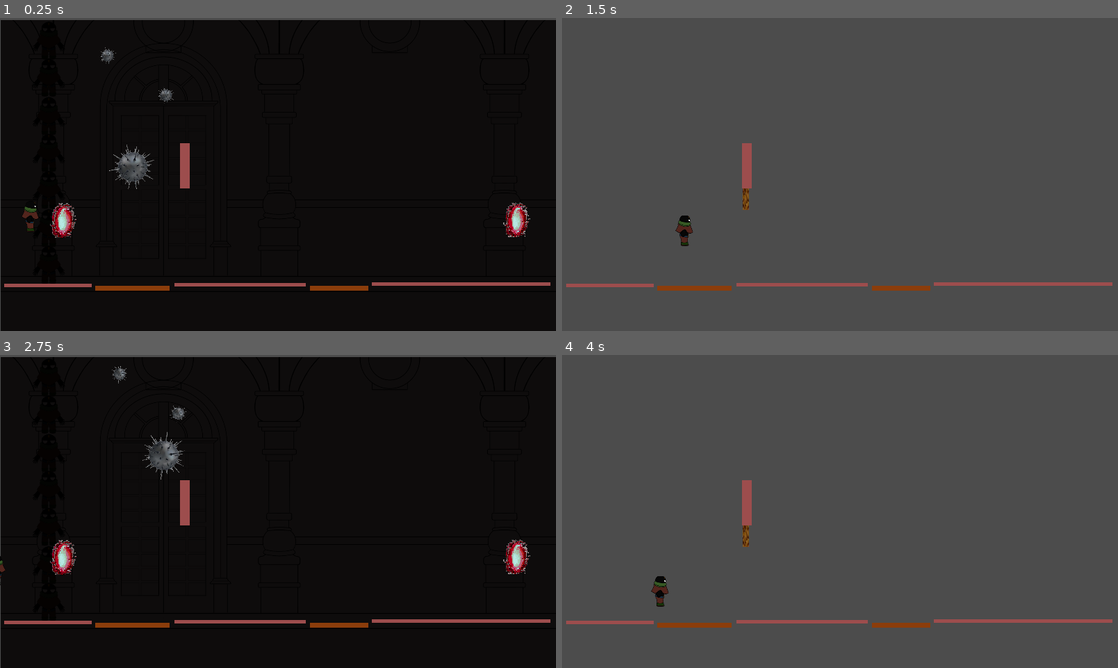
Above: before the commit, frames 1-4 (two rows, left to right).
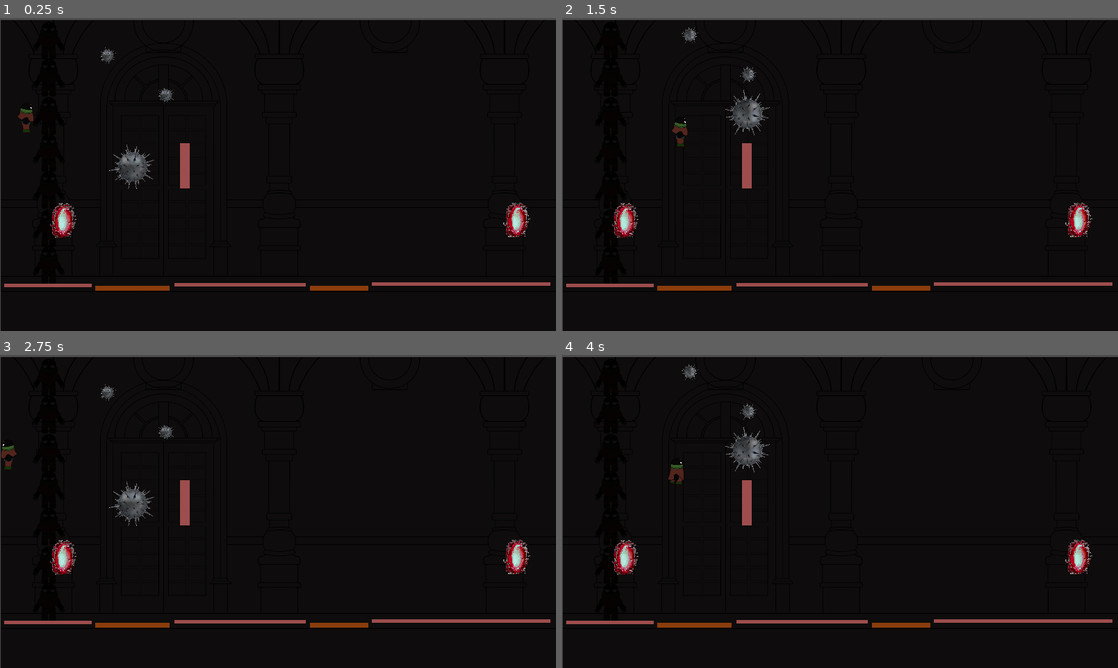
Above: after the commit, the same moments.

Repository: alaniv/GGJ2023TimelessMansion
Game: Godot game, scene res://Prototype/Levels/Level2.tscn
Same seed, same stepped clock (60 frames per second), same inputs: the game is played once before the commit and once after it. The project has no main scene, so this scene is started directly.
Inputs:
- Up to frame 1 (0.25 s): no input
- Up to frame 2 (1.5 s): tap Enter (ui_accept) at 0.5, 0.77 s; hold Space (ui_select) 0.53-1.28 s; hold Right (ui_right) from 0.53 s (still down); tap Space (ui_select) at 1.35 s
- Up to frame 3 (2.75 s): tap Enter (ui_accept) at 1.52 s; release Right (ui_right) at 2.03 s; hold Left (ui_left) from 2.03 s (still down); hold Space (ui_select) from 2.03 s (still down)
- Up to frame 4 (4 s): release Left (ui_left) at 2.78 s; release Space (ui_select) at 2.78 s; hold Right (ui_right) from 2.78 s (still down); tap Space (ui_select) at 2.85 s; tap Enter (ui_accept) at 3.02, 3.77 s; hold Space (ui_select) from 3.53 s (still down)

The runs differ from the first frame. In frame 1, 0.2% of the frame differs, in the area x 3-7%, y 27-69%; in frame 2, 97%; in frame 3, 1.3%; in frame 4, 97%, in the area x 0-100%, y 0-100%.

Commit message:
Animations added to gameplay

Diff:
--- a/Prototype/Character/MainCharacter.gd
+++ b/Prototype/Character/MainCharacter.gd
@@ -12,14 +12,16 @@
 func _physics_process(_delta):
 	if Input.is_action_pressed("ui_right"):
 		$Sprite.set_flip_h(false)
-		_animation_player.play("walk")
 		velocity.x += walk_speed
+		if is_on_floor():
+			_animation_player.play("walk")
 	elif Input.is_action_pressed("ui_left"):
-		_animation_player.play("walk")
 		$Sprite.set_flip_h(true)
 		velocity.x -= walk_speed
-	else:
-		_animation_player.play("idle")
+		if  is_on_floor():
+			_animation_player.play("walk")
+	elif is_on_floor():
+		_animation_player.play("Idle")
 
 	if $ClimbAllower.is_climb_allowed():
 		double_jumped = false
@@ -30,10 +32,10 @@
 	if Input.is_action_just_pressed("ui_select") and (is_on_floor() || !double_jumped):
 		double_jumped = !is_on_floor()
 		velocity.y = jumpforce
+		_animation_player.play("Jump")
 	velocity.y += gravity
 	velocity = move_and_slide(velocity, Vector2.UP)
 	velocity.x = lerp(velocity.x, 0, 0.2)
 
 func muerte():
 	set_physics_process(false)
-	_animation_player.play("death")
--- a/Prototype/Character/MainCharacter.tscn
+++ b/Prototype/Character/MainCharacter.tscn
@@ -1,13 +1,15 @@
-[gd_scene load_steps=10 format=2]
+[gd_scene load_steps=11 format=2]
 
-[ext_resource path="res://Prototype/Character/2d_animation_player-run.png" type="Texture" id=1]
+[ext_resource path="res://Prototype/Levels/Resources/Character_anims.png" type="Texture" id=1]
 [ext_resource path="res://Prototype/Character/MainCharacter.gd" type="Script" id=2]
 
 [sub_resource type="RectangleShape2D" id=1]
-extents = Vector2( 9, 11.5 )
+extents = Vector2( 30, 46.5 )
 
 [sub_resource type="Animation" id=2]
-length = 0.001
+resource_name = "Idle"
+length = 0.7
+loop = true
 tracks/0/type = "value"
 tracks/0/path = NodePath("Sprite:frame")
 tracks/0/interp = 1
@@ -15,66 +17,16 @@
 tracks/0/imported = false
 tracks/0/enabled = true
 tracks/0/keys = {
-"times": PoolRealArray( 0 ),
-"transitions": PoolRealArray( 1 ),
-"update": 0,
-"values": [ 0 ]
-}
-tracks/1/type = "value"
-tracks/1/path = NodePath("Sprite:rotation_degrees")
-tracks/1/interp = 1
-tracks/1/loop_wrap = true
-tracks/1/imported = false
-tracks/1/enabled = true
-tracks/1/keys = {
-"times": PoolRealArray( 0 ),
-"transitions": PoolRealArray( 1 ),
-"update": 0,
-"values": [ 0.0 ]
-}
-tracks/2/type = "value"
-tracks/2/path = NodePath("Sprite:position")
-tracks/2/interp = 1
-tracks/2/loop_wrap = true
-tracks/2/imported = false
-tracks/2/enabled = true
-tracks/2/keys = {
-"times": PoolRealArray( 0 ),
-"transitions": PoolRealArray( 1 ),
-"update": 0,
-"values": [ Vector2( 0, 0 ) ]
+"times": PoolRealArray( -0.1, -0.0975, 0, 0.1, 0.2, 0.3 ),
+"transitions": PoolRealArray( 1, 1, 0.965937, 1, 1, 1 ),
+"update": 1,
+"values": [ 37, 37, 33, 34, 35, 36 ]
 }
 
-[sub_resource type="Animation" id=7]
-resource_name = "death"
-length = 0.1
-tracks/0/type = "value"
-tracks/0/path = NodePath("Sprite:rotation_degrees")
-tracks/0/interp = 1
-tracks/0/loop_wrap = true
-tracks/0/imported = false
-tracks/0/enabled = true
-tracks/0/keys = {
-"times": PoolRealArray( 0, 0.1 ),
-"transitions": PoolRealArray( 1, 1 ),
-"update": 0,
-"values": [ 0.0, -90.0 ]
-}
-tracks/1/type = "value"
-tracks/1/path = NodePath("Sprite:position")
-tracks/1/interp = 1
-tracks/1/loop_wrap = true
-tracks/1/imported = false
-tracks/1/enabled = true
-tracks/1/keys = {
-"times": PoolRealArray( 0, 0.1 ),
-"transitions": PoolRealArray( 1, 1 ),
-"update": 0,
-"values": [ Vector2( 0, 0 ), Vector2( -8, 8 ) ]
-}
-
-[sub_resource type="Animation" id=4]
-resource_name = "idle"
+[sub_resource type="Animation" id=3]
+resource_name = "Jump"
+length = 1.1
+loop = true
 tracks/0/type = "value"
 tracks/0/path = NodePath("Sprite:frame")
 tracks/0/interp = 1
@@ -82,15 +34,22 @@
 tracks/0/imported = false
 tracks/0/enabled = true
 tracks/0/keys = {
-"times": PoolRealArray( 0 ),
-"transitions": PoolRealArray( 1 ),
+"times": PoolRealArray( -0.1, 0, 0.1, 0.2, 0.3, 0.4, 0.5, 0.6, 0.7, 0.8 ),
+"transitions": PoolRealArray( 1, 2.2974, 2.37841, 2.92817, 1, 1.8025, 2.46229, 2.07053, 1, 1 ),
 "update": 1,
-"values": [ 0 ]
+"values": [ 16, 17, 18, 19, 21, 22, 23, 24, 26, 27 ]
 }
 
-[sub_resource type="Animation" id=3]
+[sub_resource type="Animation" id=4]
+length = 0.001
+
+[sub_resource type="Animation" id=5]
+resource_name = "idle"
+
+[sub_resource type="Animation" id=6]
 resource_name = "walk"
-length = 0.6
+length = 1.6
+loop = true
 tracks/0/type = "value"
 tracks/0/path = NodePath("Sprite:frame")
 tracks/0/interp = 1
@@ -98,13 +57,13 @@
 tracks/0/imported = false
 tracks/0/enabled = true
 tracks/0/keys = {
-"times": PoolRealArray( 0, 0.1, 0.2, 0.3, 0.4, 0.5 ),
-"transitions": PoolRealArray( 1, 1, 1, 1, 1, 1 ),
+"times": PoolRealArray( -0.1, 0, 0.1, 0.2, 0.3, 0.4, 0.5, 0.6, 0.7, 0.8, 0.9, 1, 1.1, 1.2, 1.3, 1.4, 1.5 ),
+"transitions": PoolRealArray( 1, 1, 1, 1, 1, 1, 1, 1, 1, 1, 1, 1, 1, 1, 1, 1, 1 ),
 "update": 1,
-"values": [ 0, 1, 2, 3, 4, 5 ]
+"values": [ 0, 1, 2, 3, 4, 5, 6, 7, 8, 9, 10, 11, 12, 13, 14, 15, 16 ]
 }
 
-[sub_resource type="GDScript" id=6]
+[sub_resource type="GDScript" id=7]
 script/source = "extends KinematicBody2D
 
 # set on vine interaction
@@ -112,19 +71,19 @@
 var _climb_allowed = false
 
 func allow_climbing():
-	#print_debug(\"allow_climbing\")
+	print_debug(\"allow_climbing\")
 	_climb_allowed = true
 
 func disallow_climbing():
-	#print_debug(\"disallow_climbing\")
+	print_debug(\"disallow_climbing\")
 	_climb_allowed = false
 
 func is_climb_allowed() -> bool :
 	return _climb_allowed
 "
 
-[sub_resource type="RectangleShape2D" id=5]
-extents = Vector2( 7, 13 )
+[sub_resource type="RectangleShape2D" id=8]
+extents = Vector2( 41, 51 )
 
 [node name="Node2D" type="KinematicBody2D" groups=["MainCharacter"]]
 collision_mask = 513
@@ -134,22 +93,25 @@
 position = Vector2( -1, 4.5 )
 shape = SubResource( 1 )
 
-[node name="Sprite" type="Sprite" parent="."]
-texture = ExtResource( 1 )
-hframes = 6
-
 [node name="AnimationPlayer" type="AnimationPlayer" parent="."]
 autoplay = "idle"
-anims/RESET = SubResource( 2 )
-anims/death = SubResource( 7 )
-anims/idle = SubResource( 4 )
-anims/walk = SubResource( 3 )
+anims/Idle = SubResource( 2 )
+anims/Jump = SubResource( 3 )
+anims/RESET = SubResource( 4 )
+anims/idle = SubResource( 5 )
+anims/walk = SubResource( 6 )
 
 [node name="ClimbAllower" type="KinematicBody2D" parent="."]
 collision_layer = 256
 collision_mask = 256
-script = SubResource( 6 )
+script = SubResource( 7 )
 
 [node name="CollisionShape2D" type="CollisionShape2D" parent="ClimbAllower"]
-position = Vector2( -1, 3 )
-shape = SubResource( 5 )
+position = Vector2( -1, -1 )
+shape = SubResource( 8 )
+
+[node name="Sprite" type="Sprite" parent="."]
+texture = ExtResource( 1 )
+hframes = 8
+vframes = 5
+frame = 27
--- a/Prototype/FedeCharacter/MainCharacter.gd
+++ /dev/null
@@ -1,35 +0,0 @@
-extends KinematicBody2D
-
-onready var _animation_player = $AnimationPlayer
-
-var velocity = Vector2(0,0)
-const walk_speed = 36
-const climb_speed = 36
-const gravity = 15
-const jumpforce = -400
-var double_jumped = false
-
-func _physics_process(_delta):
-	if Input.is_action_pressed("ui_right"):
-		$Sprite.set_flip_h(false)
-		_animation_player.play("walk")
-		velocity.x += walk_speed
-	elif Input.is_action_pressed("ui_left"):
-		_animation_player.play("walk")
-		$Sprite.set_flip_h(true)
-		velocity.x -= walk_speed
-	else:
-		_animation_player.play("idle")
-
-	if $ClimbAllower.is_climb_allowed():
-		double_jumped = false
-		velocity.y = min(0.0, velocity.y)
-
-	if is_on_floor():
-		double_jumped = false
-	if Input.is_action_just_pressed("ui_select") and (is_on_floor() || !double_jumped):
-		double_jumped = !is_on_floor()
-		velocity.y = jumpforce
-	velocity.y += gravity
-	velocity = move_and_slide(velocity, Vector2.UP)
-	velocity.x = lerp(velocity.x, 0, 0.2)
--- a/Prototype/FedeCharacter/MainCharacter.tscn
+++ /dev/null
@@ -1,85 +0,0 @@
-[gd_scene load_steps=10 format=2]
-
-[ext_resource path="res://Prototype/Levels/Resources/Character_anims.png" type="Texture" id=1]
-[ext_resource path="res://Prototype/Character/MainCharacter.gd" type="Script" id=2]
-
-[sub_resource type="RectangleShape2D" id=1]
-extents = Vector2( 30, 46.5 )
-
-[sub_resource type="Animation" id=7]
-resource_name = "Idle"
-length = 0.7
-loop = true
-tracks/0/type = "value"
-tracks/0/path = NodePath("Sprite:frame")
-tracks/0/interp = 1
-tracks/0/loop_wrap = true
-tracks/0/imported = false
-tracks/0/enabled = true
-tracks/0/keys = {
-"times": PoolRealArray( -0.1, -0.0975, 0, 0.1, 0.2, 0.3 ),
-"transitions": PoolRealArray( 1, 1, 0.965937, 1, 1, 1 ),
-"update": 1,
-"values": [ 37, 37, 33, 34, 35, 36 ]
-}
-
-[sub_resource type="Animation" id=2]
-length = 0.001
-
-[sub_resource type="Animation" id=4]
-resource_name = "idle"
-
-[sub_resource type="Animation" id=3]
-resource_name = "walk"
-length = 0.6
-
-[sub_resource type="GDScript" id=6]
-script/source = "extends KinematicBody2D
-
-# set on vine interaction
-# read by character input
-var _climb_allowed = false
-
-func allow_climbing():
-	print_debug(\"allow_climbing\")
-	_climb_allowed = true
-
-func disallow_climbing():
-	print_debug(\"disallow_climbing\")
-	_climb_allowed = false
-
-func is_climb_allowed() -> bool :
-	return _climb_allowed
-"
-
-[sub_resource type="RectangleShape2D" id=5]
-extents = Vector2( 41, 51 )
-
-[node name="Node2D" type="KinematicBody2D" groups=["MainCharacter"]]
-script = ExtResource( 2 )
-
-[node name="CollisionShape2D" type="CollisionShape2D" parent="."]
-position = Vector2( -1, 4.5 )
-shape = SubResource( 1 )
-
-[node name="AnimationPlayer" type="AnimationPlayer" parent="."]
-autoplay = "idle"
-anims/Idle = SubResource( 7 )
-anims/RESET = SubResource( 2 )
-anims/idle = SubResource( 4 )
-anims/walk = SubResource( 3 )
-
-[node name="ClimbAllower" type="KinematicBody2D" parent="."]
-collision_layer = 256
-collision_mask = 256
-script = SubResource( 6 )
-
-[node name="CollisionShape2D" type="CollisionShape2D" parent="ClimbAllower"]
-position = Vector2( -1, -1 )
-shape = SubResource( 5 )
-
-[node name="Sprite" type="Sprite" parent="."]
-texture = ExtResource( 1 )
-hframes = 8
-vframes = 5
-frame = 34
--- a/Prototype/Levels/FedeTestLevelEnredadera.tscn
+++ /dev/null
@@ -1,145 +0,0 @@
-[gd_scene load_steps=17 format=2]
-
-[ext_resource path="res://Prototype/SeedManagement/ClimbableArea.gd" type="Script" id=1]
-[ext_resource path="res://Prototype/Levels/Resources/Backgrounds/fondo y personaje.png" type="Texture" id=2]
-[ext_resource path="res://Prototype/Levels/Resources/Backgrounds/Background_alt.png" type="Texture" id=3]
-[ext_resource path="res://Prototype/ErasManagement/Portal/Portal.tscn" type="PackedScene" id=4]
-[ext_resource path="res://Prototype/SeedManagement/SeedableZone.tscn" type="PackedScene" id=5]
-[ext_resource path="res://Prototype/FedeCharacter/MainCharacter.tscn" type="PackedScene" id=6]
-[ext_resource path="res://Prototype/ErasManagement/ErasManager/ErasManager.tscn" type="PackedScene" id=7]
-[ext_resource path="res://Prototype/ErasManagement/EraCommonDynamic.gd" type="Script" id=9]
-[ext_resource path="res://Prototype/SeedManagement/vines.jpg" type="Texture" id=10]
-[ext_resource path="res://Prototype/Levels/Resources/seed.png" type="Texture" id=11]
-[ext_resource path="res://Prototype/SeedManagement/soil.jpg" type="Texture" id=12]
-
-[sub_resource type="GDScript" id=4]
-script/source = "extends Node2D
-
-
-onready var dict : Dictionary = $\"..\".status_dict
-
-func _ready():
-	$SpriteSemilla.visible = false
-
-func _on_SeedableZone_seed_planted():
-	dict[\"seed_planted\"] = true
-	$SpriteSemilla.visible = true
-"
-
-[sub_resource type="RectangleShape2D" id=3]
-extents = Vector2( 10, 78.5 )
-
-[sub_resource type="GDScript" id=5]
-script/source = "extends Node2D
-
-onready var dict : Dictionary = $\"..\".status_dict
-
-func _process(_delta):
-	var allow_interaction = dict.has(\"seed_planted\") and dict[\"seed_planted\"]
-	$SpriteEnredadera.visible = allow_interaction
-	$ClimbableArea.monitoring = allow_interaction
-"
-
-[sub_resource type="RectangleShape2D" id=6]
-extents = Vector2( 10, 71 )
-
-[sub_resource type="RectangleShape2D" id=1]
-extents = Vector2( 513.75, 10 )
-
-[node name="TestLevelPortales" type="Node2D"]
-
-[node name="ErasManager" parent="." instance=ExtResource( 7 )]
-
-[node name="Eras" type="Node2D" parent="." groups=["Eras"]]
-
-[node name="Era_0" type="Node2D" parent="Eras"]
-
-[node name="Portal" parent="Eras/Era_0" instance=ExtResource( 4 )]
-position = Vector2( 271, 493 )
-destination_era = 1
-destination_position = Vector2( 356, 501 )
-
-[node name="FondoYPersonaje" type="Sprite" parent="Eras/Era_0"]
-position = Vector2( 963, 553 )
-texture = ExtResource( 2 )
-
-[node name="Era_1" type="Node2D" parent="Eras"]
-
-[node name="Background" type="Sprite" parent="Eras/Era_1"]
-scale = Vector2( 0.6, 0.6 )
-texture = ExtResource( 3 )
-centered = false
-__meta__ = {
-"_edit_lock_": true
-}
-
-[node name="Portal2" parent="Eras/Era_1" instance=ExtResource( 4 )]
-position = Vector2( 271, 493 )
-origin_era = 1
-
-[node name="Era_2" type="Node2D" parent="Eras"]
-
-[node name="Era_3" type="Node2D" parent="Eras"]
-
-[node name="ErasCommonDynamics" type="Node2D" parent="." groups=["ErasCommonDynamics"]]
-
-[node name="SeedableZoneVines" type="Node2D" parent="ErasCommonDynamics"]
-script = ExtResource( 9 )
-
-[node name="Era_0" type="Node2D" parent="ErasCommonDynamics/SeedableZoneVines"]
-script = SubResource( 4 )
-
-[node name="SeedableZone" parent="ErasCommonDynamics/SeedableZoneVines/Era_0" instance=ExtResource( 5 )]
-position = Vector2( 169, 444 )
-
-[node name="CollisionShape2D" type="CollisionShape2D" parent="ErasCommonDynamics/SeedableZoneVines/Era_0/SeedableZone"]
-position = Vector2( 0, 47.5 )
-shape = SubResource( 3 )
-
-[node name="SpriteTierra" type="Sprite" parent="ErasCommonDynamics/SeedableZoneVines/Era_0"]
-position = Vector2( 169, 490 )
-scale = Vector2( 0.344828, 2.76364 )
-texture = ExtResource( 12 )
-
-[node name="SpriteSemilla" type="Sprite" parent="ErasCommonDynamics/SeedableZoneVines/Era_0"]
-position = Vector2( 171.411, 492.389 )
-rotation = 1.1781
-scale = Vector2( 0.0689634, 0.0802821 )
-texture = ExtResource( 11 )
-
-[node name="Era_1" type="Node2D" parent="ErasCommonDynamics/SeedableZoneVines"]
-script = SubResource( 5 )
-
-[node name="ClimbableArea" type="Area2D" parent="ErasCommonDynamics/SeedableZoneVines/Era_1"]
-collision_layer = 256
-collision_mask = 256
-script = ExtResource( 1 )
-
-[node name="CollisionShape2D" type="CollisionShape2D" parent="ErasCommonDynamics/SeedableZoneVines/Era_1/ClimbableArea"]
-position = Vector2( 172, 487 )
-shape = SubResource( 6 )
-
-[node name="SpriteEnredadera" type="Sprite" parent="ErasCommonDynamics/SeedableZoneVines/Era_1"]
-position = Vector2( 170.5, 488.5 )
-scale = Vector2( 0.255556, 1.57317 )
-texture = ExtResource( 10 )
-
-[node name="Era_2" type="Node2D" parent="ErasCommonDynamics/SeedableZoneVines"]
-
-[node name="Era_3" type="Node2D" parent="ErasCommonDynamics/SeedableZoneVines"]
-
-[node name="ErasCommonStatics" type="Node2D" parent="."]
-
-[node name="Plataforma" type="StaticBody2D" parent="ErasCommonStatics"]
-position = Vector2( 294, 630 )
-
-[node name="CollisionShape2D" type="CollisionShape2D" parent="ErasCommonStatics/Plataforma" groups=["Area_0_CollisionShape"]]
-position = Vector2( 229.25, 452 )
-shape = SubResource( 1 )
-
-[node name="Pj" parent="." instance=ExtResource( 6 )]
-position = Vector2( 154, 266 )
-
-[connection signal="seed_planted" from="ErasCommonDynamics/SeedableZoneVines/Era_0/SeedableZone" to="ErasCommonDynamics/SeedableZoneVines/Era_0" method="_on_SeedableZone_seed_planted"]
-[connection signal="body_shape_entered" from="ErasCommonDynamics/SeedableZoneVines/Era_1/ClimbableArea" to="ErasCommonDynamics/SeedableZoneVines/Era_1/ClimbableArea" method="_on_ClimbableArea_body_shape_entered"]
-[connection signal="body_shape_exited" from="ErasCommonDynamics/SeedableZoneVines/Era_1/ClimbableArea" to="ErasCommonDynamics/SeedableZoneVines/Era_1/ClimbableArea" method="_on_ClimbableArea_body_shape_exited"]
--- a/Prototype/Levels/Level2.tscn
+++ b/Prototype/Levels/Level2.tscn
@@ -1,7 +1,7 @@
 [gd_scene load_steps=24 format=2]
 
+[ext_resource path="res://Prototype/Character/MainCharacter.tscn" type="PackedScene" id=1]
 [ext_resource path="res://Prototype/Levels/Resources/Backgrounds/Background_alt_3.png" type="Texture" id=2]
-[ext_resource path="res://Prototype/FedeCharacter/MainCharacter.tscn" type="PackedScene" id=3]
 [ext_resource path="res://Prototype/Levels/Resources/Backgrounds/fondo y personaje.png" type="Texture" id=5]
 [ext_resource path="res://Prototype/ErasManagement/ErasManager/ErasManager.tscn" type="PackedScene" id=6]
 [ext_resource path="res://Prototype/ErasManagement/Portal/Portal.tscn" type="PackedScene" id=7]
@@ -160,7 +160,7 @@
 shape = SubResource( 10 )
 
 [node name="SpriteEnredadera" type="Sprite" parent="ErasCommonDynamics/SeedableZoneVines/Era_0"]
-position = Vector2( 635, 597 )
+position = Vector2( 638, 530 )
 scale = Vector2( 0.255556, 1.57317 )
 texture = ExtResource( 12 )
 
@@ -179,7 +179,7 @@
 script = ExtResource( 16 )
 
 [node name="CollisionShape2D" type="CollisionShape2D" parent="ErasCommonDynamics/SeedableZoneVines/Era_1/ClimbableArea2"]
-position = Vector2( 632, 589 )
+position = Vector2( 635, 508 )
 shape = SubResource( 10 )
 
 [node name="Era_2" type="Node2D" parent="ErasCommonDynamics/SeedableZoneVines"]
@@ -188,12 +188,12 @@
 position = Vector2( 169, 444 )
 
 [node name="CollisionShape2D" type="CollisionShape2D" parent="ErasCommonDynamics/SeedableZoneVines/Era_2/SeedableZone"]
-position = Vector2( 466, 140 )
+position = Vector2( 468, 64 )
 shape = SubResource( 8 )
 
 [node name="SpriteTierra" type="Sprite" parent="ErasCommonDynamics/SeedableZoneVines/Era_2"]
-position = Vector2( 635, 586 )
-scale = Vector2( 0.344828, 2.76364 )
+position = Vector2( 639, 506 )
+scale = Vector2( 0.517241, 2.76364 )
 texture = ExtResource( 14 )
 
 [node name="Era_3" type="Node2D" parent="ErasCommonDynamics/SeedableZoneVines"]
@@ -259,13 +259,16 @@
 scale = Vector2( 202.75, 16.7499 )
 texture = ExtResource( 10 )
 
-[node name="PJ" parent="ErasCommonStatics" instance=ExtResource( 3 )]
-position = Vector2( 113, 656 )
-
 [node name="OnePixel" type="Sprite" parent="ErasCommonStatics"]
 position = Vector2( 639, 509 )
 scale = Vector2( -33.0724, 156.016 )
 texture = ExtResource( 10 )
+__meta__ = {
+"_edit_lock_": true
+}
+
+[node name="Node2D" parent="ErasCommonStatics" instance=ExtResource( 1 )]
+position = Vector2( 93, 314 )
 
 [connection signal="body_shape_entered" from="ErasCommonDynamics/SeedableZoneVines/Era_0/ClimbableArea" to="ErasCommonDynamics/SeedableZoneVines/Era_0/ClimbableArea" method="_on_ClimbableArea_body_shape_entered"]
 [connection signal="body_shape_exited" from="ErasCommonDynamics/SeedableZoneVines/Era_0/ClimbableArea" to="ErasCommonDynamics/SeedableZoneVines/Era_0/ClimbableArea" method="_on_ClimbableArea_body_shape_exited"]
Binary file removed: Prototype/Character/2d_animation_player-run.png
Not shown, removed: Prototype/Character/2d_animation_player-run.png.import
Binary file removed: Prototype/FedeCharacter/Character-placeholder.png
Not shown, removed: Prototype/FedeCharacter/Character-placeholder.png.import
